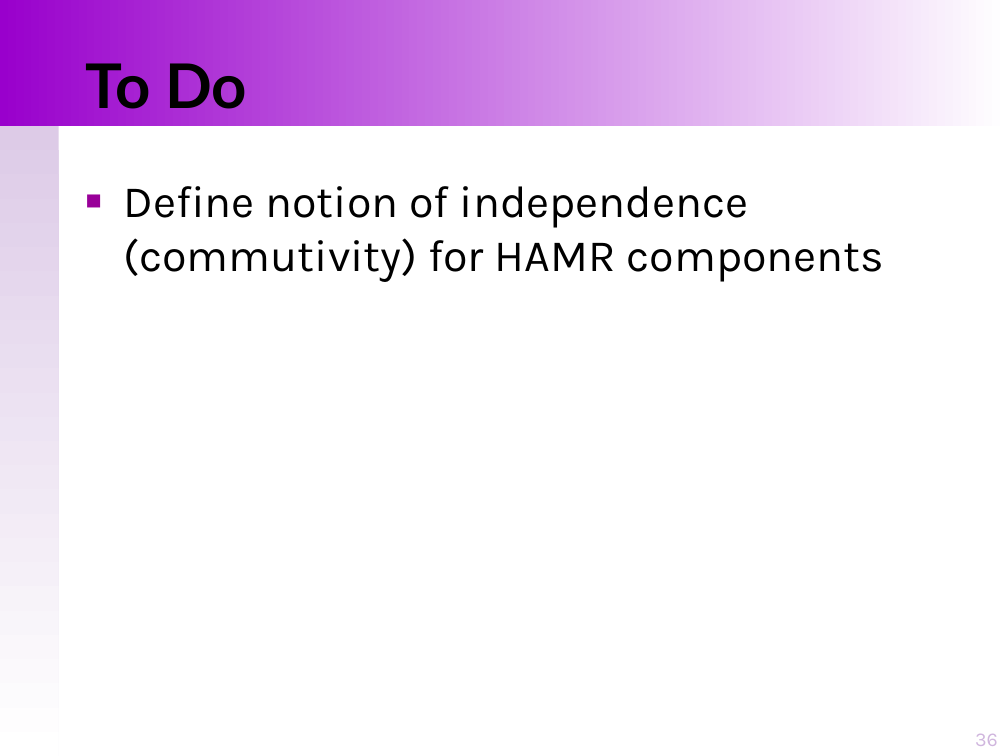
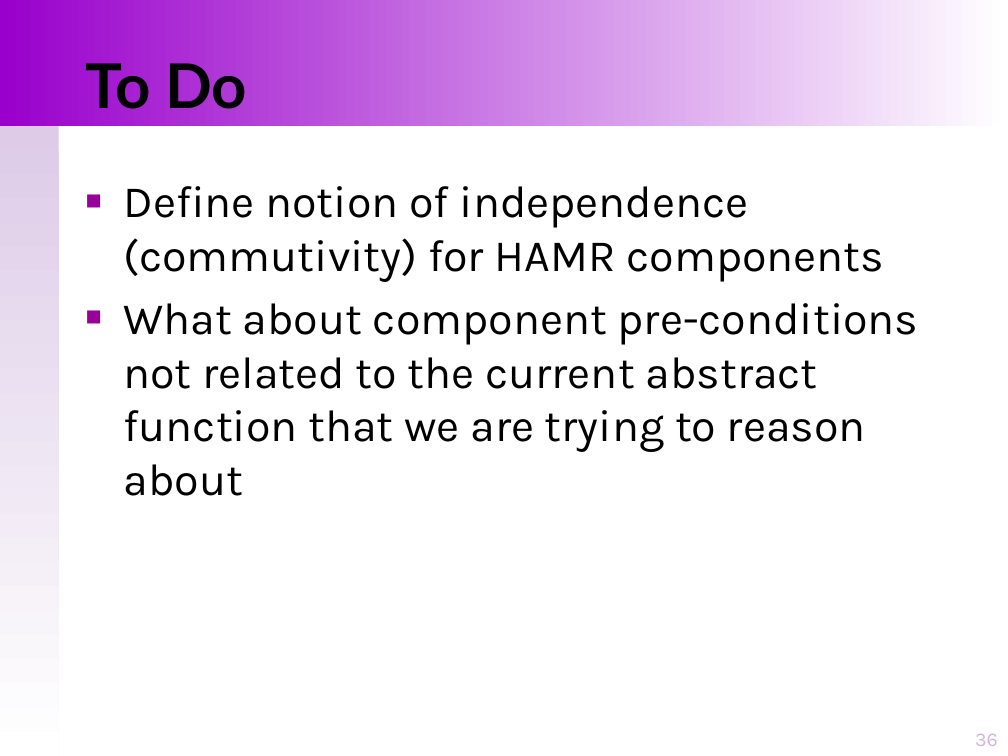
Before and after one commit to loonwerks/INSPECTA-models, a slide deck: slide 36 of GUMBO-compositional-reasoning/GUMBO-system-reasoning-principles.pptx. Drawn at 1008x756 pixels with LibreOffice and Linux fonts; fonts in the diff are those of the drawing. Boxes give left, top, right and bottom in pixels: in the first picture for what was removed or moved away, otherwise in the second. Text is boxed around its words. In the diff, an @@ line names an element or a change of style, - is before the commit and + after.

```diff
--- a/GUMBO-compositional-reasoning/GUMBO-system-reasoning-principles.pptx
+++ b/GUMBO-compositional-reasoning/GUMBO-system-reasoning-principles.pptx
@@ text at [123, 303, 919, 496]: paragraph added @@
+■ What about component pre-conditions not related to the current abstract function that we are trying to reason about
```
Also in this commit, not shown: 4 other slides changed, 1 other file.
